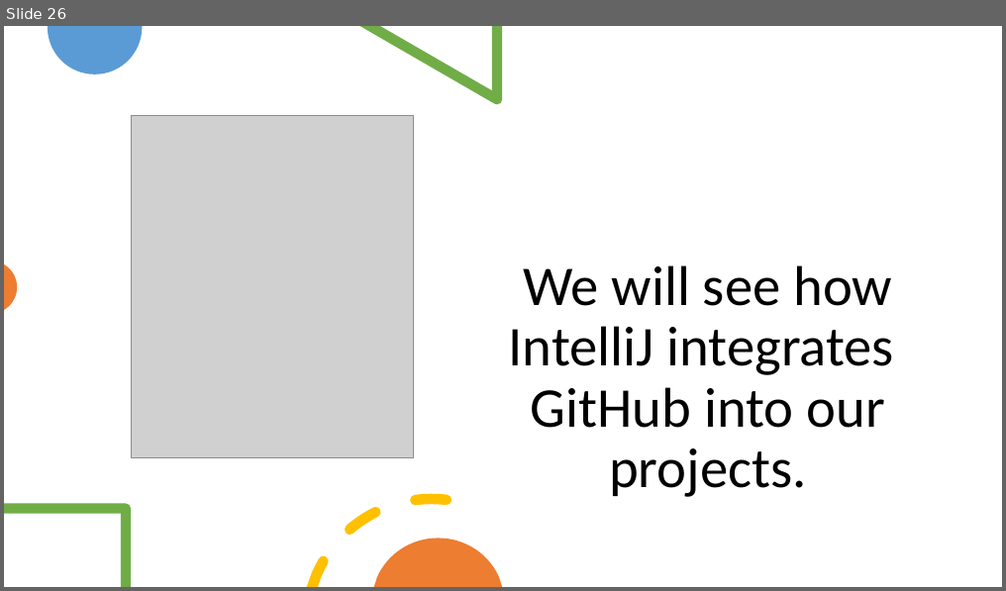
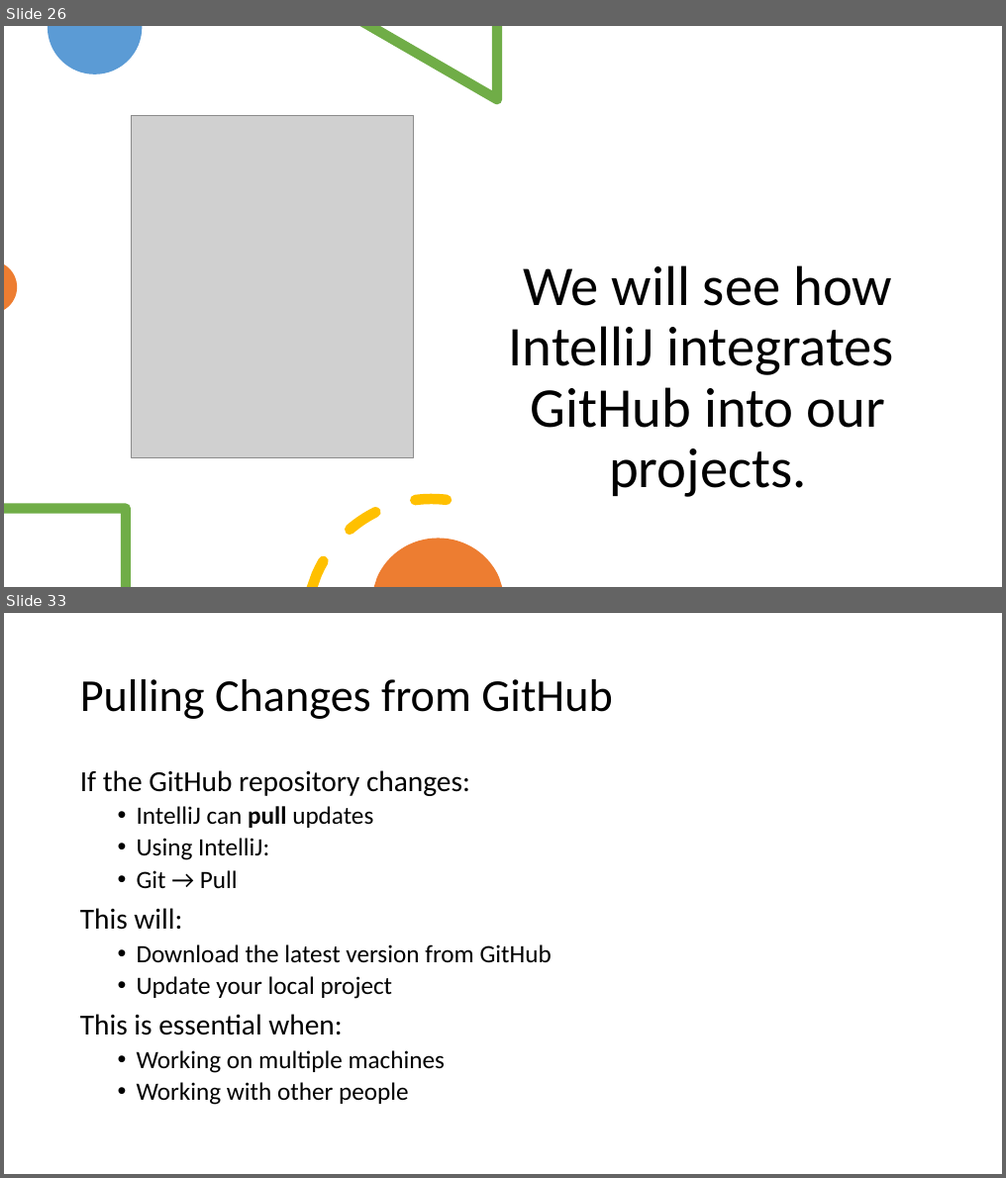
Before and after one commit to Programming-Fundamentals-SETU/prog-fund-2-jan-26, a slide deck: topic02-primitive-arrays/unit-02a-lectures/talk-4-github/github.pptx. Shown one above the other, each under a label of ours: slide 26 before the commit, slides 26 and 33 after it; the slides between them are not shown. The pictures are 1006x591 and 1006x1178 pixels, drawn with LibreOffice and Linux fonts; fonts in the diff are those of the drawing; grey boxes stand for pictures. Boxes give left, top, right and bottom in pixels: in the first picture for what was removed or moved away, otherwise in the second. Text is boxed around its words. In the diff, an @@ line names an element or a change of style, - is before the commit and + after.

```diff
--- a/topic02-primitive-arrays/unit-02a-lectures/talk-4-github/github.pptx
+++ b/topic02-primitive-arrays/unit-02a-lectures/talk-4-github/github.pptx
@@ slide 33 added at [4, 613, 1002, 1174], background #FFFFFF @@
@@ title added at [80, 679, 612, 719], 44 pt, text #000000 @@
+Pulling Changes from GitHub
@@ text added at [80, 770, 551, 1105], 24 pt, text #000000 @@
+If the GitHub repository changes:
+  • IntelliJ can pull updates
+  • Using IntelliJ:
+  • Git → Pull
+This will:
+  • Download the latest version from GitHub
+  • Update your local project
+This is essential when:
+  • Working on multiple machines
+  • Working with other people
```
Also in this commit, not shown: 1 slide changed, 8 other slides added, 17 other files.
